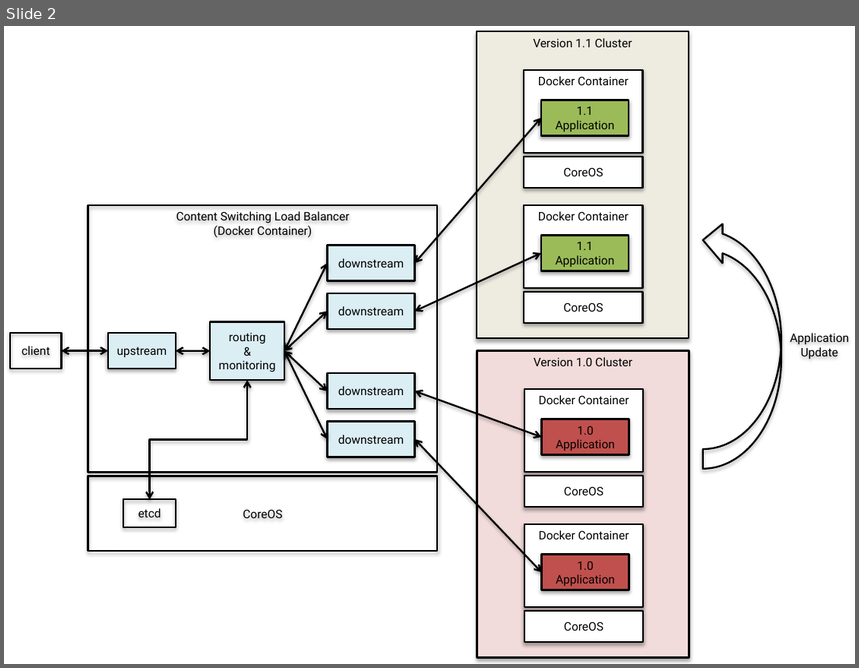
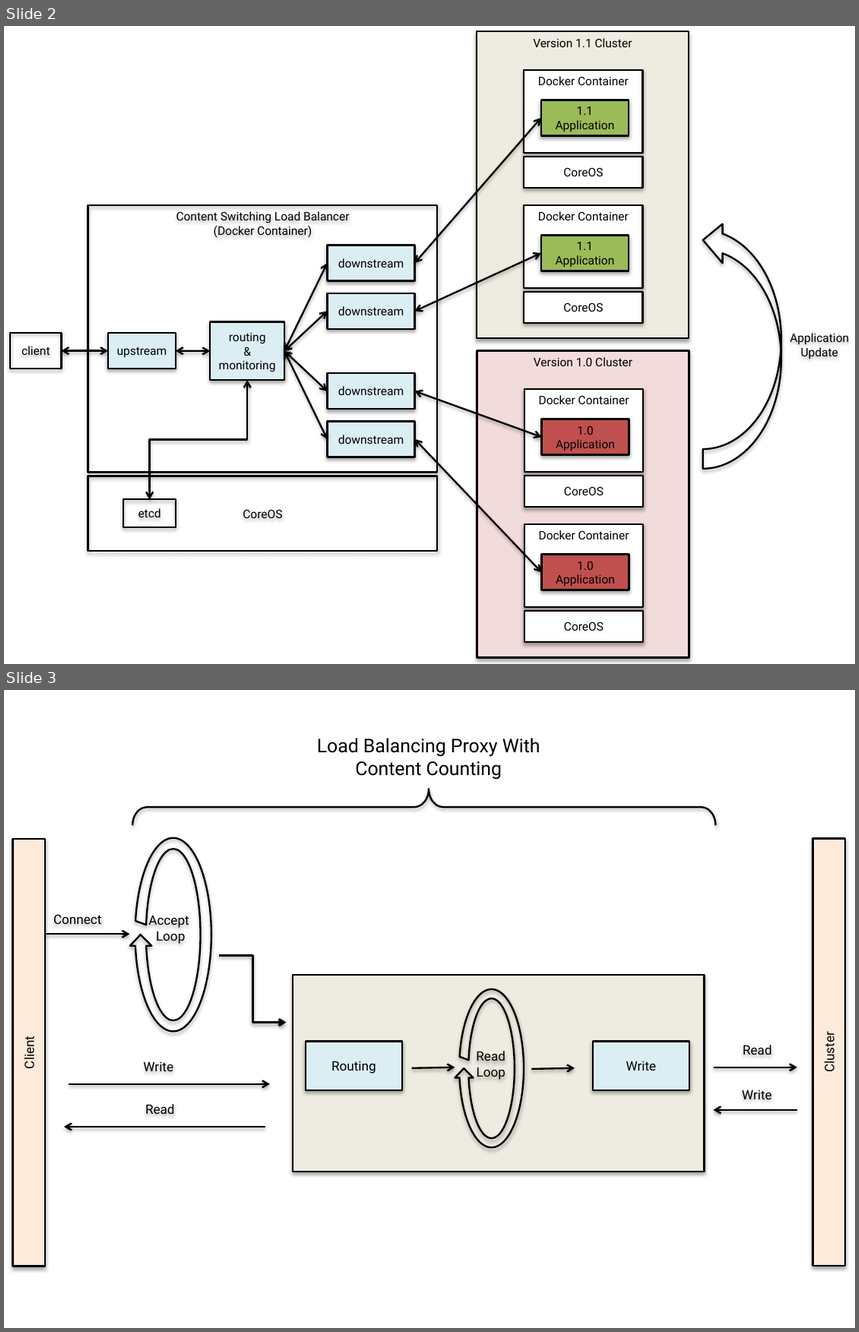
Before and after one commit to samirabloom/dynamic-software-update, a slide deck: report/overview_diagrams.pptx. Shown one above the other, each under a label of ours: slide 2 before the commit, slides 2 and 3 after it. The pictures are 859x668 and 859x1332 pixels, drawn with LibreOffice and Linux fonts; fonts in the diff are those of the drawing. Boxes give left, top, right and bottom in pixels: in the first picture for what was removed or moved away, otherwise in the second. Text is boxed around its words. In the diff, an @@ line names an element or a change of style, - is before the commit and + after.

Commit message:
Modifoed proxy with content counting section in the report and darw a diagram for it

```diff
--- a/report/overview_diagrams.pptx
+++ b/report/overview_diagrams.pptx
@@ slide 3 added at (x1=4, y1=690, x2=855, y2=1328), background #FFFFFF @@
@@ text added at (x1=317, y1=738, x2=541, y2=779), 16 pt, text #000000 @@
+Load Balancing Proxy With Content Counting
@@ left brace added at (x1=132, y1=789, x2=715, y2=825), outline #000000 1.5 pt @@
@@ rectangle added at (x1=12, y1=839, x2=45, y2=1266), fill #FDEADA, outline #000000 1.5 pt, 11 pt, text #000000 @@
+Client
@@ circular arrow added at (x1=130, y1=832, x2=217, y2=1037), outline #000000 1.5 pt @@
@@ rectangle added at (x1=813, y1=839, x2=845, y2=1266), fill #FDEADA, outline #000000 1.5 pt, 11 pt, text #000000 @@
+Cluster
@@ text added at (x1=53, y1=914, x2=102, y2=925), 11 pt, text #000000 @@
+Connect
@@ text added at (x1=148, y1=916, x2=189, y2=944), 11 pt, text #000000 @@
+Accept
+Loop
@@ arrow added from (46, 934) to (130, 934), #000000 1.5 pt @@
@@ elbow arrow added from (219, 955) to (287, 1023), #000000 2 pt @@
@@ rectangle added at (x1=293, y1=975, x2=705, y2=1172), fill #EEECE1, outline #000000 1.5 pt @@
@@ circular arrow added at (x1=455, y1=985, x2=529, y2=1152), outline #000000 1.5 pt @@
@@ rectangle added at (x1=305, y1=1042, x2=402, y2=1090), fill #DBEEF4, outline #000000 1.5 pt, 11 pt, text #000000 @@
+Routing
@@ text added at (x1=476, y1=1051, x2=506, y2=1080), 11 pt, text #000000 @@
+Read
+Loop
@@ rectangle added at (x1=593, y1=1042, x2=690, y2=1090), fill #DBEEF4, outline #000000 1.5 pt, 11 pt, text #000000 @@
+Write
@@ text added at (x1=743, y1=1045, x2=772, y2=1055), 11 pt, text #000000 @@
+Read
@@ text added at (x1=143, y1=1062, x2=173, y2=1072), 11 pt, text #000000 @@
+Write
@@ arrow added from (411, 1068) to (455, 1068), #000000 1.5 pt @@
@@ arrow added from (531, 1068) to (576, 1068), #000000 1.5 pt @@
@@ arrow added from (714, 1068) to (797, 1068), #000000 1.5 pt @@
@@ arrow added from (69, 1084) to (269, 1084), #000000 1.5 pt @@
@@ text added at (x1=742, y1=1091, x2=772, y2=1100), 11 pt, text #000000 @@
+Write
@@ text added at (x1=145, y1=1104, x2=175, y2=1114), 11 pt, text #000000 @@
+Read
@@ arrow added from (797, 1110) to (714, 1110), #000000 1.5 pt @@
@@ arrow added from (265, 1127) to (65, 1127), #000000 1.5 pt @@
```
Also in this commit, not shown: 1 other file.
